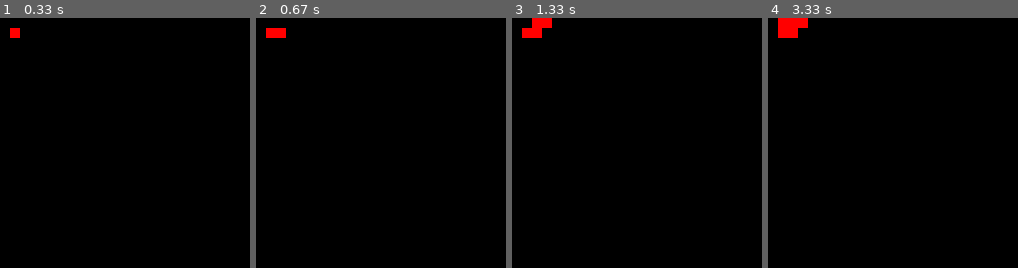
Above: before the commit, frames 1-4 (left to right).
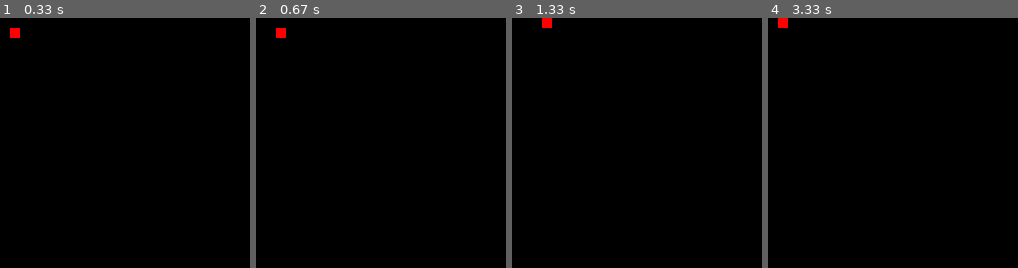
Above: after the commit, the same moments.

Repository: Kristian-Roopnarine/Snake-PyGame
Game: pygame game, started from snake.py
The game is run twice, just before and just after one commit, with the same random seed, the same clock (stepped at 60 frames per second) and the same inputs.
Inputs:
- Up to frame 1 (0.33 s): no input
- Up to frame 2 (0.67 s): hold Right from 0.33 s (still down)
- Up to frame 3 (1.33 s): release Right at 0.8 s; hold Up 0.83-1.13 s; hold Right from 1.17 s (still down)
- Up to frame 4 (3.33 s): release Right at 1.63 s; hold Left 1.67-2.2 s; hold Down 2.23-2.53 s; hold Left 2.57-2.97 s; hold Up from 3 s (still down)
The pictures show only the part of the screen within x 0-50%, y 0-50%; the shares and areas given below are measured in that part.

Frame 1 is identical in both runs. In frame 2, 0.2% of the frame differs, in the area x 4-8%, y 4-8%; in frame 3, 0.5%; in frame 4, 0.6%, in the area x 4-16%, y 0-8%.

Commit message:
Screen refilled with black background after every key press.

Diff:
--- a/snake.py
+++ b/snake.py
@@ -26,19 +26,23 @@
         if event.type == pygame.KEYDOWN:
             if event.key == 273:
                 # move snake up one
-                head = head.move(0,-block_size)
+                head.move_ip(0,-block_size)
+                screen.fill(backgroundcolor)
                 pygame.draw.rect(screen,head_color,head)
             elif event.key == 274:
                 # move snake down one
                 head = head.move(0,block_size)
+                screen.fill(backgroundcolor)
                 pygame.draw.rect(screen,head_color,head)
             elif event.key == 275:
                 # move snake right one
                 head = head.move(block_size,0)
+                screen.fill(backgroundcolor)
                 pygame.draw.rect(screen,head_color,head)
             elif event.key == 276:
                 #move snake right one
                 head = head.move(-block_size,0)
+                screen.fill(backgroundcolor)
                 pygame.draw.rect(screen,head_color,head)
         if event.type == pygame.QUIT:
             running = False
